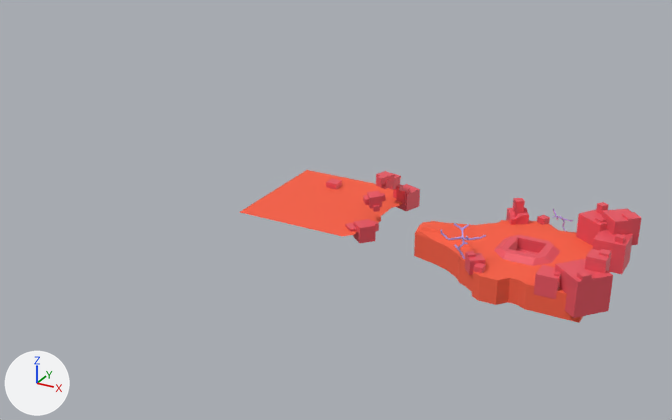
What one commit did to the Blender file Assets/Models/tutorial.blend.
Before and after are seen from a 50 mm camera at (35.7, -124.7, 62.2) aimed at (-28.5, -8.1, 3.9). Arrows for +X, +Y and +Z are at lower left; the lights stay in place.

The older version as bpy lines, for what is in view:
```python
me_cube = bpy.data.meshes.new('Cube')
me_cube.from_pydata(...)  # 17 vertices, 0 faces, 16 loose edges; spans x -6.22..7.12, y -4.84..5.14, z -1.27..9.99
me_cube.materials.append(mat_material)  # purple #bfa1e7
me_plane_002 = bpy.data.meshes.new('Plane.002')
me_plane_002.from_pydata(...)  # 577 vertices, 562 faces; spans x -1.72..1.0, y -1.08..1.08, z -0.38..0.11
me_plane_002.materials.append(mat_material_001)  # red #f96044
me_plane_003 = bpy.data.meshes.new('Plane.003')
me_plane_003.from_pydata(...)  # 283 vertices, 252 faces; spans x -4.25..-2.19, y -1.07..0.99, z 0.2
me_plane_003.materials.append(mat_material_005)  # red #f96044
me_plane_004 = bpy.data.meshes.new('Plane.004')
me_plane_004.from_pydata(...)  # 546 vertices, 524 faces; spans x -3.38..-1.92, y -0.83..0.89, z 0.04..0.8
me_plane_004.materials.append(mat_material_006)  # red #ed5562
ob_l1 = bpy.data.objects.new('L1', me_plane_002)
ob_l1.location = (0.6, 0.1, 0.1)
ob_l1.scale = (10.5, 10.5, 10.5)
ob_l2 = bpy.data.objects.new('L2', me_plane_003)
ob_l2.location = (0.0, 0.1, -0.9)
ob_l2.scale = (10.5, 10.5, 10.5)
ob_l2rocks = bpy.data.objects.new('L2Rocks', me_plane_004)
ob_l2rocks.location = (-0.4, -0.1, -0.9)
ob_l2rocks.scale = (11.0, 11.0, 11.0)
ob_tree = bpy.data.objects.new('Tree', me_cube)
ob_tree.location = (-7.6, -7.2, 0.4)
ob_tree.scale = (0.452, 0.452, 0.452)
_m = ob_tree.modifiers.new('Skin', 'SKIN')
# also in view: 'L1Rocks' at (3.8, 0.3, 1.5); 'Hole' at (0.0, -0.1, -0.4)
```
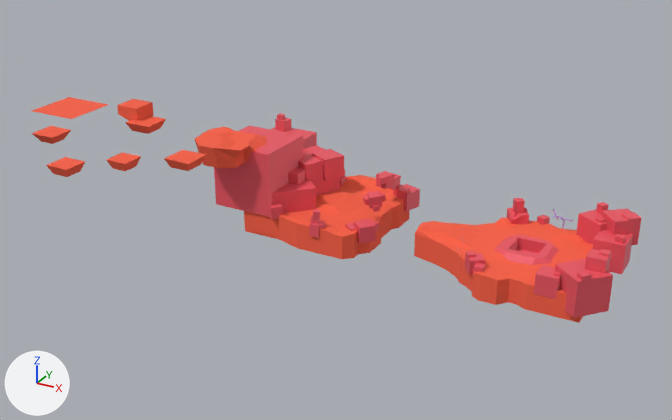
What the commit changed:
me_plane_003 is used by ob_l2; location (0.0, 0.1, -0.9); scale (10.5, 10.5, 10.5).
me_plane_003 had 283 vertices, 252 faces and spanned x -4.25..-2.19, y -1.07..0.99, z 0.2.
me_plane_003 now has 521 vertices, 514 faces and spans x -4.25..-2.19, y -1.07..0.99, z -0.17..0.3.
me_plane_003 part 1: 36 vertices moved from x -3.48..-2.19, y -0.94..0.86, z 0.2 to x -3.48..-2.19, y -0.94..0.86, z -0.17..0.3; 49 vertices removed from x -4.25..-2.19, y -1.07..0.99, z 0.2; 287 vertices added at x -4.24..-2.19, y -1.07..0.99, z -0.17..0.3.
me_plane_003 part 2: 29 vertices moved from x -3.35..-2.84, y -0.3..0.34, z 0.2 to x -3.53..-2.96, y -0.3..0.43, z 0.2..0.26.
me_plane_004 is used by ob_l2rocks; location (-0.4, -0.1, -0.9); scale (11.0, 11.0, 11.0).
me_plane_004 had 546 vertices, 524 faces and spanned x -3.38..-1.92, y -0.83..0.89, z 0.04..0.8.
me_plane_004 now has 1032 vertices, 925 faces, 4 loose edges and spans x -4.56..-1.92, y -1.04..0.92, z 0.04..1.14.
me_plane_004 part 3: the loose piece of 8 vertices spanning x -2.15..-2.0, y -0.59..-0.44, z 0.13..0.25 is copied, and the copy is scaled about its middle by (-0.779, 0.779, 0.783), then moved by (-0.66, -0.45, 0.23); it spans x -2.8..-2.68, y -1.02..-0.9, z 0.37..0.47.
me_plane_004 part 4: a new loose piece, a box spanning x -3.73..-3.38, y -0.39..-0.04, z 0.35..0.69, in mat_material_006 (red #ed5562).
me_plane_004 part 5: the loose piece of 8 vertices spanning x -2.15..-2.0, y -0.59..-0.44, z 0.13..0.25 is copied, and the copy is scaled about its middle by (1.52, 1.52, 1.53), then moved by (-2.26, 1.27, 0.79); it spans x -4.45..-4.23, y 0.65..0.87, z 0.89..1.07.
me_plane_004 part 6: a new loose piece, a box spanning x -4.427..-4.336, y 0.712..0.802, z 1.053..1.144, in mat_material_006 (red #ed5562).
me_plane_004 part 7: a new loose piece of 166 vertices spanning x -4.52..-3.19, y -0.91..0.88, z 0.18..1.14, in mat_material_006 (red #ed5562).
me_plane_004 part 8: a new loose piece of 101 vertices spanning x -2.81..-2.63, y -1.04..-0.86, z 0.1..0.38, in mat_material_006 (red #ed5562).
me_plane_004 part 9: a new loose piece of 61 vertices spanning x -3.9..-3.09, y -0.97..0.12, z 0.18..0.63, in mat_material_006 (red #ed5562).
me_plane_004 part 10: 1 vertex moved from x -3.38, y 0.63, z 0.28 to x -3.91, y 0.07, z 0.17; 7 vertices removed from x -3.38..-3.2, y 0.45..0.63, z 0.1..0.28; 109 vertices added at x -3.91..-3.02, y -0.27..0.63, z 0.17..0.81.
Mesh me_plane is new.
It has 453 vertices, 435 faces and spans x -3.16..1.89, y -1.59..2.44, z -0.28..0.76.
It uses material mat_material_001 (red #f96044).
Object 'Tree' (ob_tree) is deleted.
Object 'L3' (ob_l3) is new; it shows me_plane.
Its location is (-53.3, -12.7, 11.9).
Its rotation in degrees is (0, 0, 37).
Its scale is (8.16, 8.16, 8.16).

Pixel boxes [x1, y1, x2, y2] of what changed, in the pictures (672 x 420 px; the box of a moved part takes in the faces that stretch with it):
'L2Rocks', reshaped (118% wider, 79% taller)
    before: [326, 171, 420, 243]
    after: [214, 113, 420, 243]
'L2', reshaped (27% taller)
    before: [240, 170, 403, 236]
    after: [244, 175, 410, 259]
'L3', added (red)
    after: [31, 97, 267, 177]
'Tree', deleted
    before: [440, 223, 486, 259]
part 1 of me_plane_003, built on
    before: [240, 170, 403, 236]
    after: [244, 175, 410, 259]
part 2 of me_plane_003, moved or reshaped
    before: [304, 189, 365, 217]
    after: [316, 190, 365, 217]
part 3 of me_plane_004, added
    after: [313, 209, 320, 218]
part 4 of me_plane_004, added
    after: [288, 167, 305, 185]
part 5 of me_plane_004, added
    after: [275, 117, 292, 132]
part 6 of me_plane_004, added
    after: [277, 113, 285, 120]
part 7 of me_plane_004, added (red)
    after: [214, 126, 347, 217]
part 8 of me_plane_004, added
    after: [309, 215, 327, 238]
part 9 of me_plane_004, added (red)
    after: [270, 180, 316, 219]
part 10 of me_plane_004, built on
    before: [326, 178, 342, 189]
    after: [298, 146, 344, 196]
